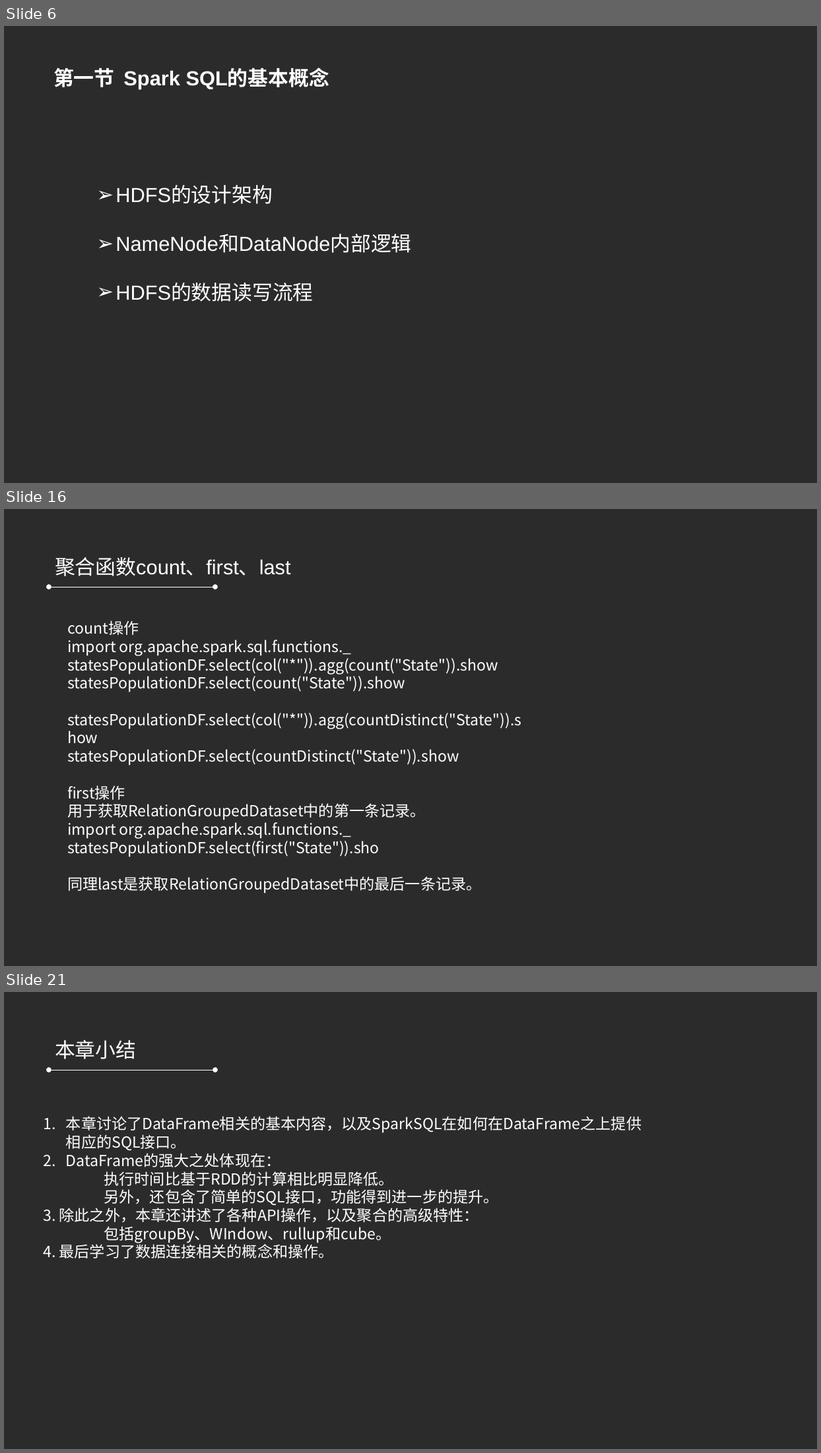
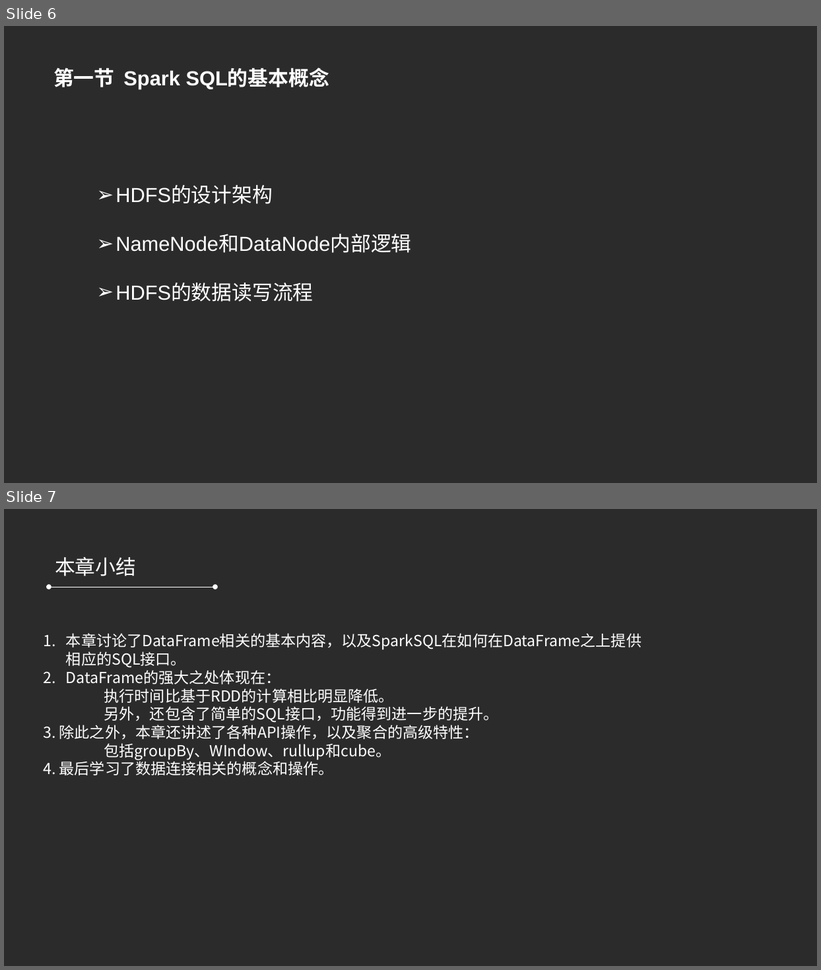
Before and after one commit to refuil/hadoopAction, a slide deck: 第五章 MapReduce高级程序设计.pptx. Shown one above the other, each under a label of ours: slides 6, 16 and 21 before the commit, slides 6 and 7 after it; the slides between them are not shown. The pictures are 821x1453 and 821x970 pixels, drawn with LibreOffice and Linux fonts; fonts in the diff are those of the drawing; background and template pictures are left out; a plain dark background stands for a picture behind light text. Boxes give left, top, right and bottom in pixels: in the first picture for what was removed or moved away, otherwise in the second. Text is boxed around its words. In the diff, an @@ line names an element or a change of style, - is before the commit and + after.

```diff
--- a/第五章 MapReduce高级程序设计.pptx
+++ b/第五章 MapReduce高级程序设计.pptx
@@ slide 16 removed at [4,509,817,966], background picture (left out) @@
@@ text removed at [55,557,291,576] @@
-聚合函数count、first、last
@@ double arrow removed from (49, 587) to (215, 587) @@
@@ text removed at [67,621,521,857] @@
-count操作
-import org.apache.spark.sql.functions._
-statesPopulationDF.select(col("*")).agg(count("State")).show
-statesPopulationDF.select(count("State")).show
-statesPopulationDF.select(col("*")).agg(countDistinct("State")).show
-statesPopulationDF.select(countDistinct("State")).show
-first操作
-用于获取RelationGroupedDataset中的第一条记录。
-import org.apache.spark.sql.functions._
-statesPopulationDF.select(first("State")).sho
-同理last是获取RelationGroupedDataset中的最后一条记录。
@@ what was slide 21 is now slide 7 @@
```
Also in this commit, not shown: 1 slide changed, 13 other slides removed, 22 other files.
